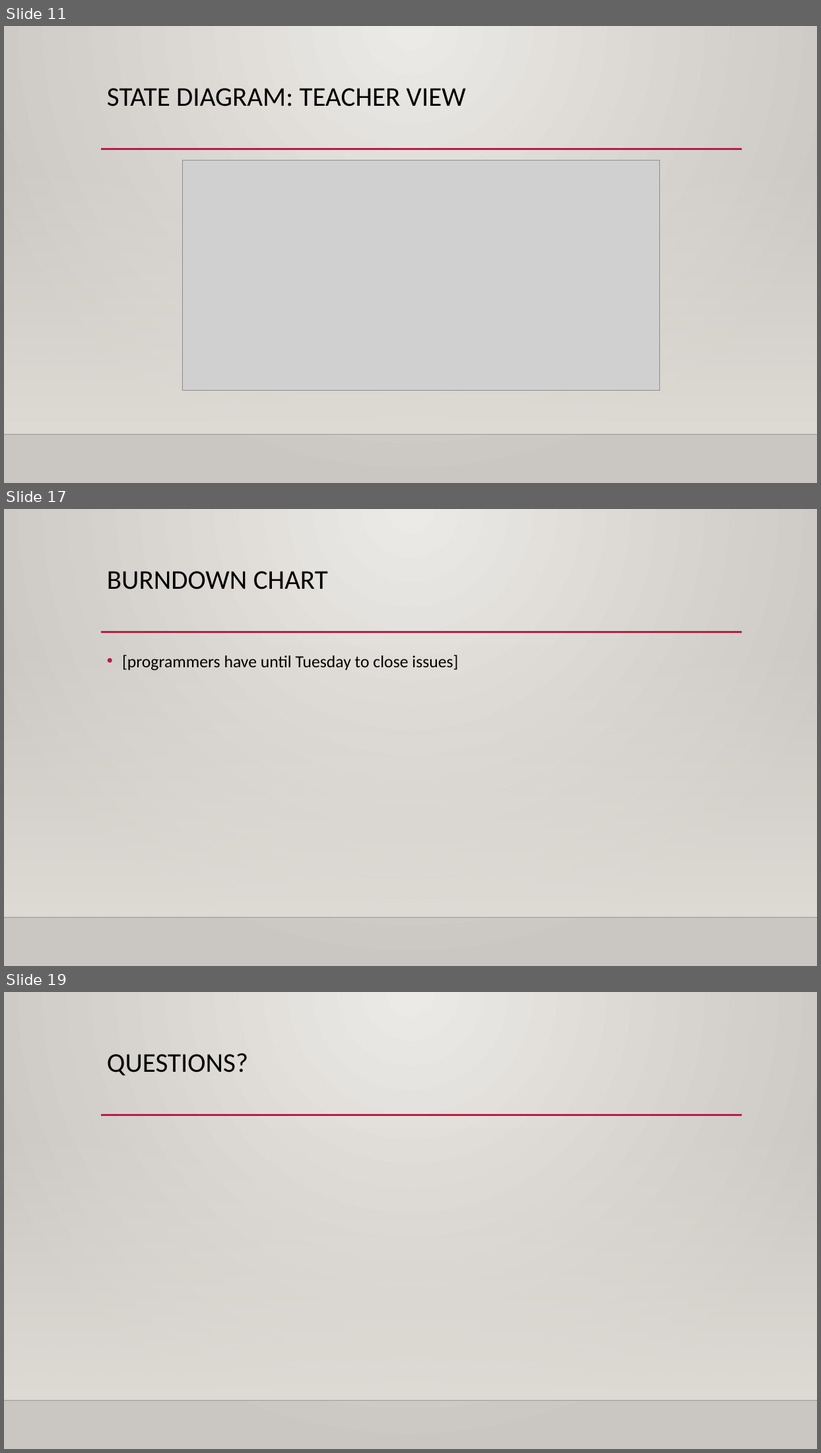
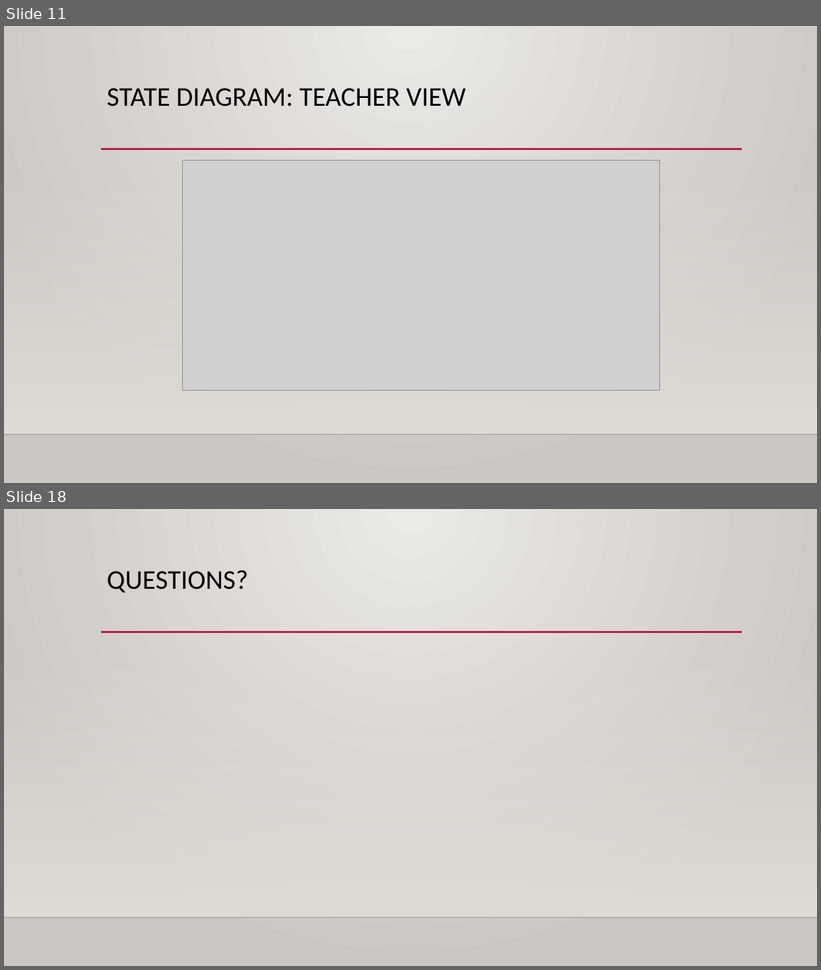
Before and after one commit to StewartSteven/Attend-In, a slide deck: Attend-in_Sprint1.pptx. Shown one above the other, each under a label of ours: slides 11, 17 and 19 before the commit, slides 11 and 18 after it; the slides between them are not shown. The pictures are 821x1453 and 821x970 pixels, drawn with LibreOffice and Linux fonts; fonts in the diff are those of the drawing; grey boxes stand for pictures; background and template pictures are left out. Boxes give left, top, right and bottom in pixels: in the first picture for what was removed or moved away, otherwise in the second. Text is boxed around its words. In the diff, an @@ line names an element or a change of style, - is before the commit and + after.

```diff
--- a/Attend-in_Sprint1.pptx
+++ b/Attend-in_Sprint1.pptx
@@ slide 17 removed at (4, 509, 817, 966), background gradient #ECEAE7 to #CAC7C1; not listed: 3 template elements that a slide beside it also shows @@
@@ title removed at (107, 571, 328, 590) @@
-BURNDOWN CHART
@@ text removed at (122, 655, 458, 671) @@
-• [programmers have until Tuesday to close issues]
@@ what was slide 19 is now slide 18 @@
```
Also in this commit, not shown: 5 slides changed, 1 slide added, 1 other slide removed.
